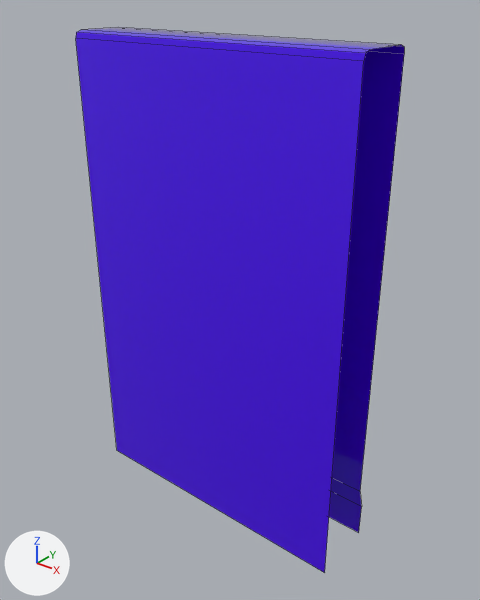
An edit to the FBX model PenguinHeist/Assets/Draft/COD/Meshes/UVs/SM_Wall.fbx, drawn before and after from the same camera.
One viewpoint serves both versions: a 50 mm lens placed at (6.32, -7.48, 8.73), pointed at (0.18, 0.19, 3.97). Every picture has the same lights, and +X, +Y and +Z are marked at lower left. Mesh edges are drawn as thin lines. Where no turn or scale is listed for an object, it has been applied to the vertices.

In view in the first picture: 'SM_Wall'.
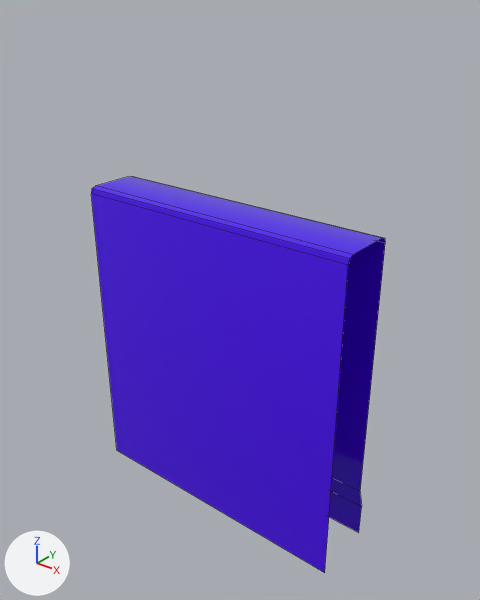
Patch to the scene script:
```diff
--- a/PenguinHeist/Assets/Draft/COD/Meshes/UVs/SM_Wall.fbx.py
+++ b/PenguinHeist/Assets/Draft/COD/Meshes/UVs/SM_Wall.fbx.py
@@ me_mesh @@
 me_mesh.from_pydata(...)  # 20 vertices, 9 faces; spans x -2.5..2.5, y -0.5..0.61, z 0.0..8.0
 # used by ob_sm_wall; location = (0.0, 0.0, 0.0)
+# me_mesh part 1: all 12 vertices in x -2.5..2.5, y -0.5..0.5, z 7.89..8.0 are moved by (0.0, 0.0, -2.46)
 me_mesh.materials.append(mat_atlas2)
```

What differs and where, as boxes [x1, y1, x2, y2] in the pictures (480 x 600 px):
'SM_Wall', reshaped (10% narrower, 27% shorter)
    before: [76, 27, 404, 573]
    after: [91, 176, 385, 573]
